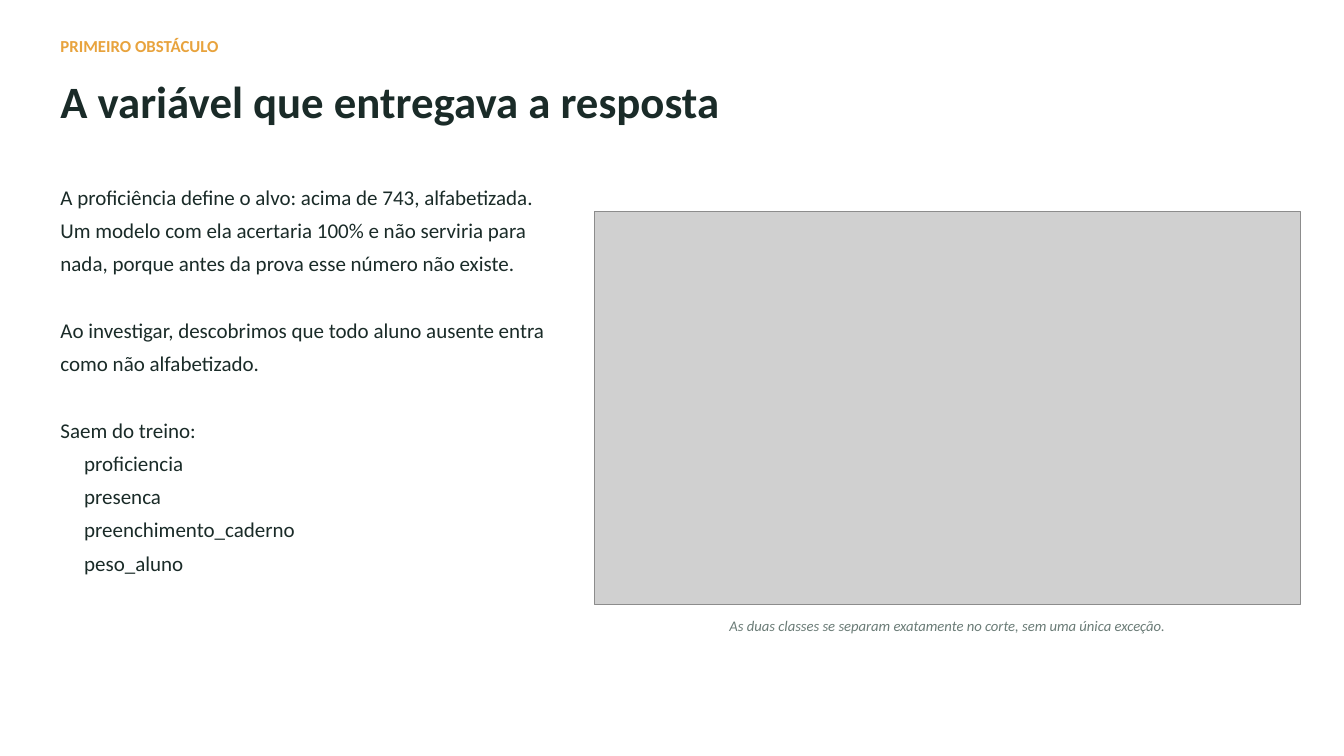
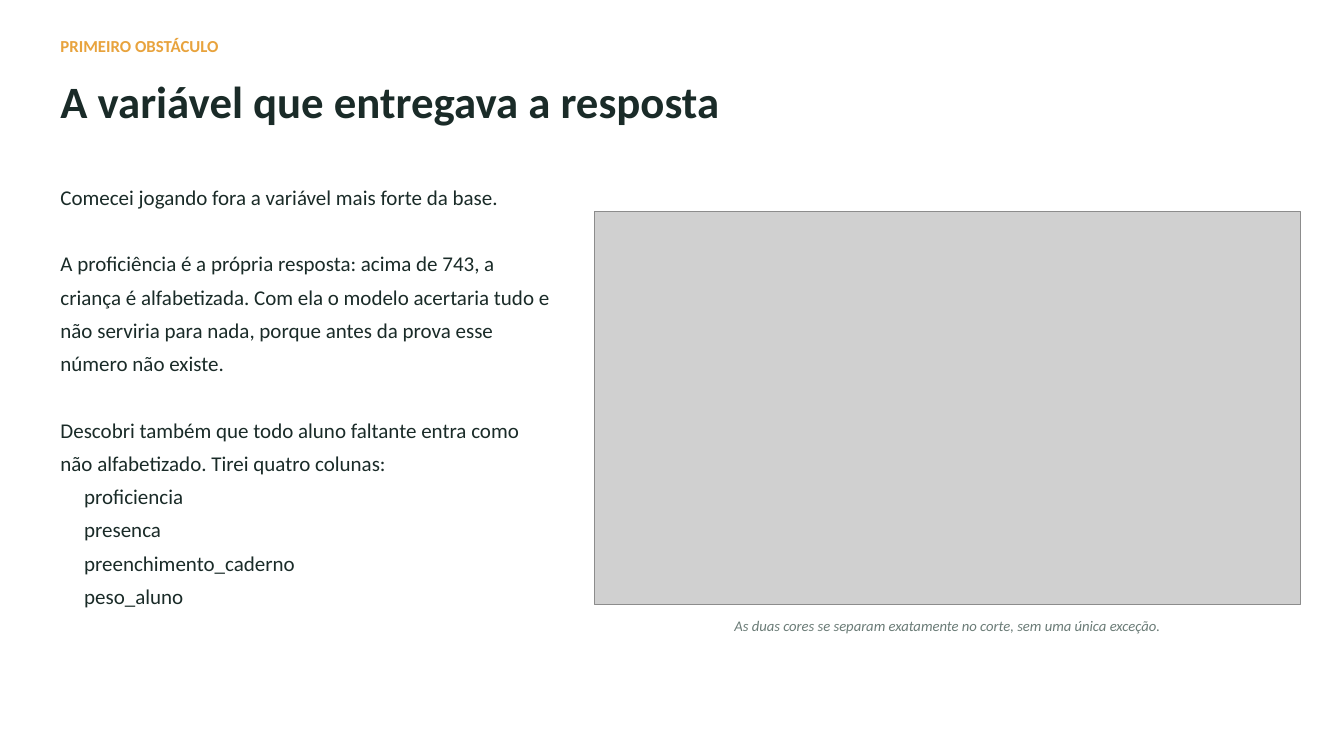
Before and after one commit to tcarvalhodiniz/tech-challenge-fase3, a slide deck: slide 4 of docs/apresentacao.pptx. Drawn at 1344x756 pixels with LibreOffice and Linux fonts; fonts in the diff are those of the drawing; grey boxes stand for pictures. Boxes give left, top, right and bottom in pixels: in the first picture for what was removed or moved away, otherwise in the second. Text is boxed around its words. In the diff, an @@ line names an element or a change of style, - is before the commit and + after.

Commit message:
Reescreve a apresentação em primeira pessoa
O texto dos slides estava quase todo impessoal ou passivo: 'um modelo que
estima', 'saem do treino', 'o agrupamento separou'. Ninguém fazia nada, as
coisas aconteciam sozinhas, e o conjunto soava automático.

Agora cada slide diz quem fez: construí, montei, comecei jogando fora, descobri,
separei, escrevi a nota mínima, fui medir o limite, agrupei. O projeto é
individual, então a voz é a primeira pessoa do singular.

O slide de escopo era o mais confuso. Explicava a necessidade de uma base nova
com o vocabulário do problema, dizendo que a camada anterior 'servia a relatório,
no grão de município'. Passa a dizer que a base da fase anterior guardava uma
linha por município e que, para prever criança por criança, era preciso uma linha
por aluno.

Saem também os termos que não significam nada para um gestor: o título do slide
sobre ausência falava em 'classe negativa', e um cartão anunciava 'tabelas Gold
novas'.

O título do slide de escopo estava passivo enquanto o corpo já estava em primeira
pessoa; passa a acompanhar.

```diff
--- a/docs/apresentacao.pptx
+++ b/docs/apresentacao.pptx
@@ text at (x1=60, y1=190, x2=549, y2=475): text changed @@
-A proficiência define o alvo: acima de 743, alfabetizada. Um modelo com ela acertaria 100% e não serviria para nada, porque antes da prova esse número não existe.
-Ao investigar, descobrimos que todo aluno ausente entra como não alfabetizado.
-Saem do treino:
+Comecei jogando fora a variável mais forte da base.
+A proficiência é a própria resposta: acima de 743, a criança é alfabetizada. Com ela o modelo acertaria tudo e não serviria para nada, porque antes da prova esse número não existe.
+Descobri também que todo aluno faltante entra como não alfabetizado. Tirei quatro colunas:
@@ text at (x1=734, y1=621, x2=1160, y2=634): text changed @@
-As duas classes se separam exatamente no corte, sem uma única exceção.
+As duas cores se separam exatamente no corte, sem uma única exceção.
```
Also in this commit, not shown: 7 other slides changed.
